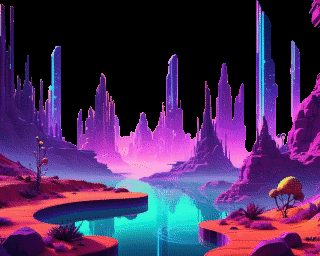
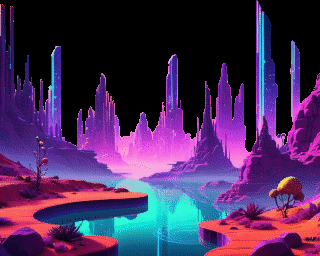
Before/after of a 320x256 layered artwork. What changed in the layer stack:
painted on "Pasted Layer" over [309, 0, 320, 28]
